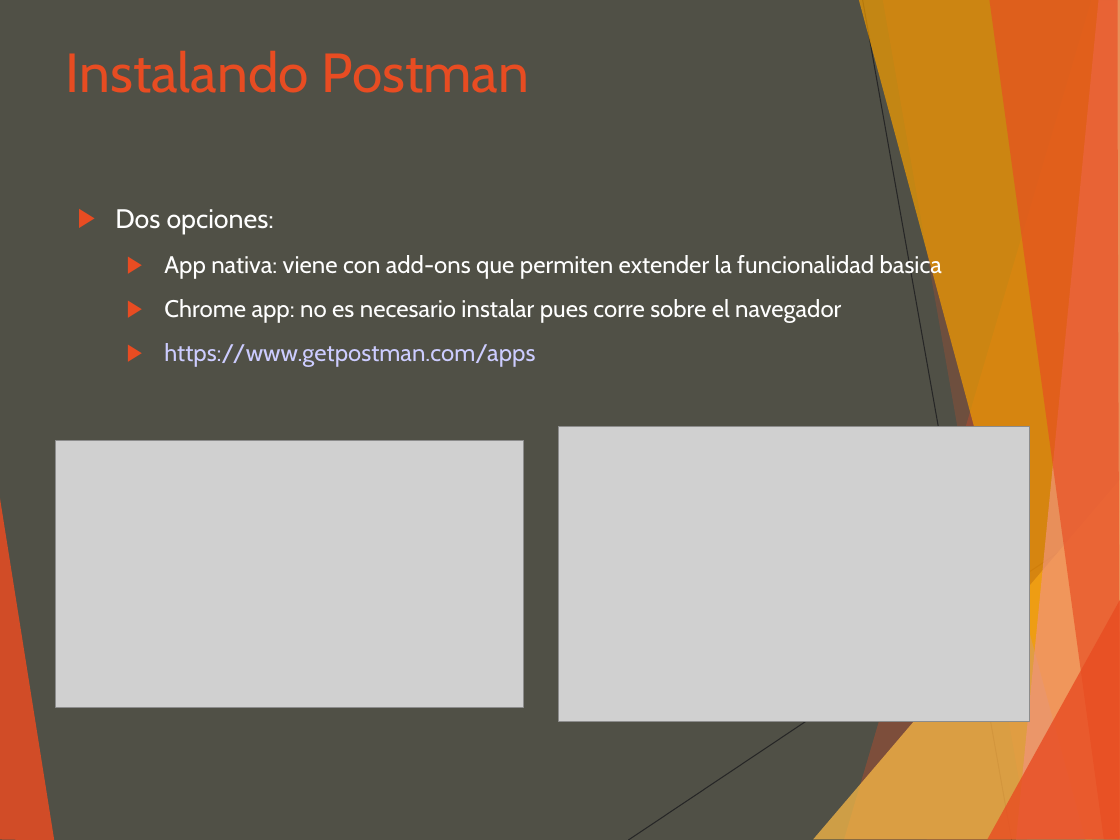
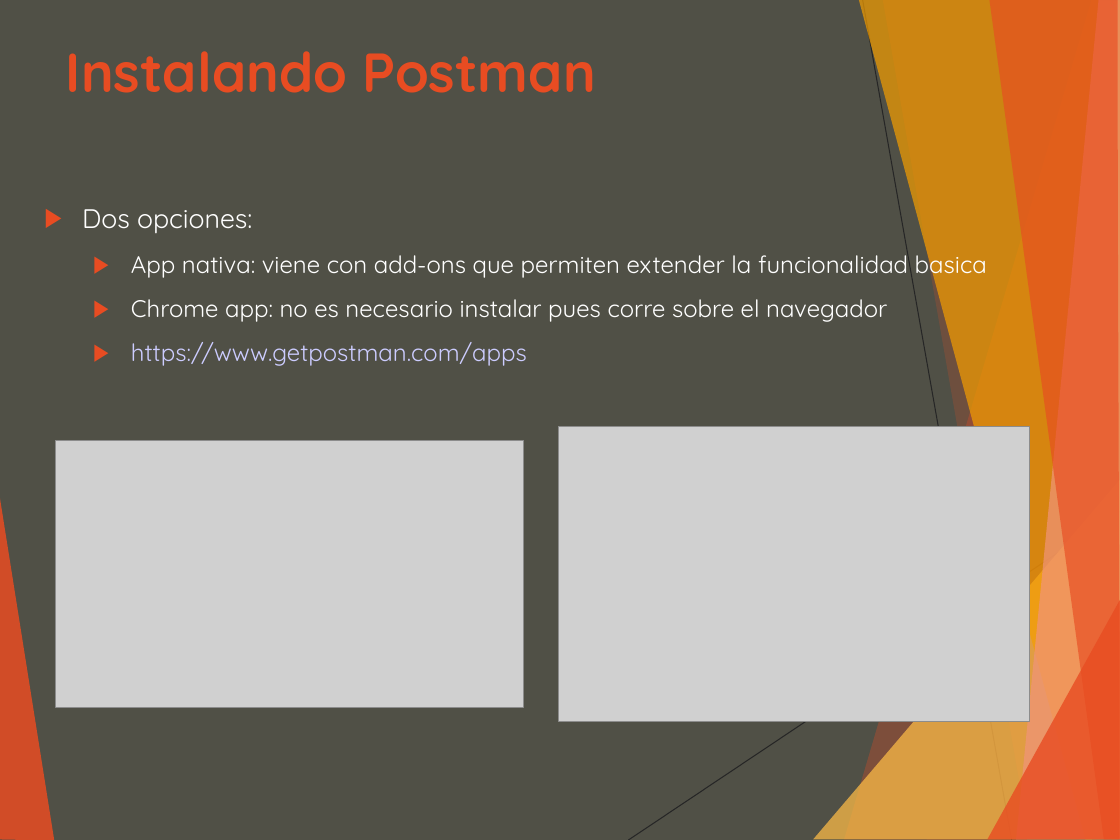
Before and after one commit to luisgepeto/PostmanCourse, a slide deck: slide 3 of Presentacion.ppt. Drawn at 1120x840 pixels with LibreOffice and Linux fonts; fonts in the diff are those of the drawing; grey boxes stand for pictures. Boxes give left, top, right and bottom in pixels: in the first picture for what was removed or moved away, otherwise in the second. Text is boxed around its words. In the diff, an @@ line names an element or a change of style, - is before the commit and + after.

```diff
--- a/Presentacion.ppt
+++ b/Presentacion.ppt
@@ text "Instalando Postman" at <box>66,51,596,93</box>: font Cabin to Quicksand, bold on @@
@@ text "Dos opciones:": place and size @@
-text "Dos opciones:" at <box>115,209,942,367</box>
+text "Dos opciones:" at <box>82,209,987,366</box>
@@ text "Dos opciones:" at <box>82,209,987,366</box>: font Cabin to Quicksand @@
```
Also in this commit, not shown: 27 other slides changed, 4 other files.
